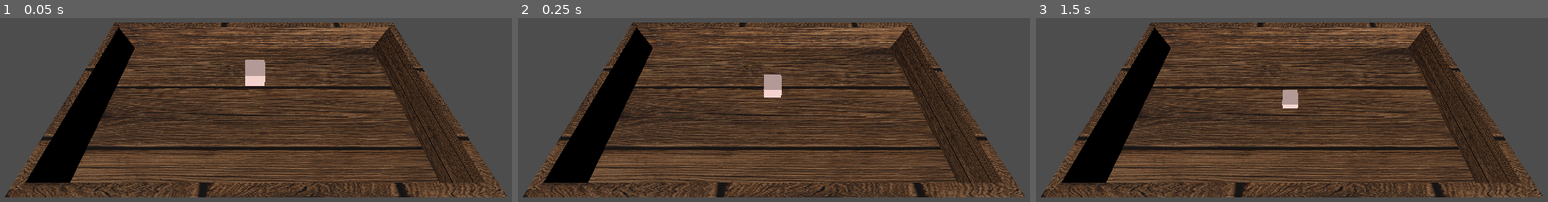
Above: before the commit, frames 1-3 (left to right).
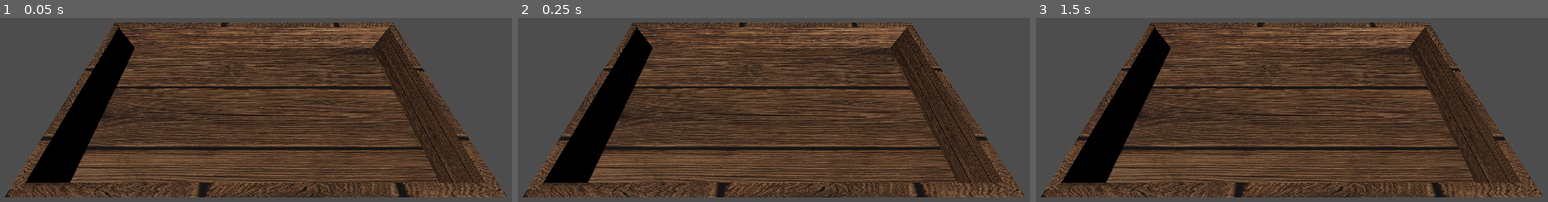
Above: after the commit, the same moments.

Repository: olegbogai-web/dicegame
Game: Godot game, scene res://ui/scenes/board.tscn
Same seed, same stepped clock (60 frames per second), same inputs: the game is played once before the commit and once after it.
Inputs:
- Up to frame 1 (0.05 s): no input
- Up to frame 2 (0.25 s): no input
- Up to frame 3 (1.5 s): tap Enter at 1.25 s

The runs differ from the first frame. In frame 1, 0.6% of the frame differs, in the area x 47-52%, y 22-37%; in frame 2, 0.4%; in frame 3, 0.3%.
Error before the commit: Invalid assignment of property or key 'alignment' with value of type 'int' on a base object of type 'Label3D'. (res://src/presentation/dice/dice_face_view.gd:6…

Commit message:
Revert "Добавить data-driven классы кубов и ресурс base_cube"

Diff:
--- a/content/dice/base_cube_definition.tres
+++ /dev/null
@@ -1,43 +0,0 @@
-[gd_resource type="Resource" script_class="DiceDefinition" load_steps=8 format=3]
-
-[ext_resource type="Script" path="res://src/content/dice/dice_definition.gd" id="1_b7e3r"]
-[ext_resource type="Script" path="res://src/content/dice/dice_face_data.gd" id="2_cw2vo"]
-
-[sub_resource type="Resource" id="Resource_face_1"]
-script = ExtResource("2_cw2vo")
-label_text = "1"
-text_color = Color(0, 0, 0, 1)
-
-[sub_resource type="Resource" id="Resource_face_2"]
-script = ExtResource("2_cw2vo")
-label_text = "2"
-text_color = Color(0, 0, 0, 1)
-
-[sub_resource type="Resource" id="Resource_face_3"]
-script = ExtResource("2_cw2vo")
-label_text = "3"
-text_color = Color(0, 0, 0, 1)
-
-[sub_resource type="Resource" id="Resource_face_4"]
-script = ExtResource("2_cw2vo")
-label_text = "4"
-text_color = Color(0, 0, 0, 1)
-
-[sub_resource type="Resource" id="Resource_face_5"]
-script = ExtResource("2_cw2vo")
-label_text = "5"
-text_color = Color(0, 0, 0, 1)
-
-[sub_resource type="Resource" id="Resource_face_6"]
-script = ExtResource("2_cw2vo")
-label_text = "6"
-text_color = Color(0, 0, 0, 1)
-
-[resource]
-script = ExtResource("1_b7e3r")
-id = &"base_cube"
-display_name = "Base Cube"
-base_size = Vector3(0.2, 0.2, 0.2)
-size_multiplier = 1.0
-cube_color = Color(0.99495333, 0.854602, 0.83693045, 1)
-faces = [SubResource("Resource_face_1"), SubResource("Resource_face_2"), SubResource("Resource_face_3"), SubResource("Resource_face_4"), SubResource("Resource_face_5"), SubResource("Resource_face_6")]
--- a/content/resources/base_cube.tscn
+++ b/content/resources/base_cube.tscn
@@ -1,11 +1,11 @@
-[gd_scene load_steps=3 format=3]
+[gd_scene format=3 uid="uid://boqsu0xoab2wo"]
 
-[ext_resource type="Script" path="res://src/presentation/dice/dice_view.gd" id="1_3x4gg"]
-[ext_resource type="Resource" path="res://content/dice/base_cube_definition.tres" id="2_kt4d2"]
+[sub_resource type="StandardMaterial3D" id="StandardMaterial3D_8ch5d"]
+albedo_color = Color(0.99495333, 0.854602, 0.83693045, 1)
 
-[node name="base_cube" type="RigidBody3D"]
-script = ExtResource("1_3x4gg")
-definition = ExtResource("2_kt4d2")
-mass = 1.0
-gravity_scale = 1.0
-continuous_cd = true
+[sub_resource type="BoxMesh" id="BoxMesh_0wo7w"]
+
+[node name="base_cube" type="MeshInstance3D" unique_id=548484381]
+transform = Transform3D(0.2, 0, 0, 0, 0.2, 0, 0, 0, 0.2, 0, 0, 0)
+material_override = SubResource("StandardMaterial3D_8ch5d")
+mesh = SubResource("BoxMesh_0wo7w")
--- a/src/content/dice/dice_definition.gd
+++ /dev/null
@@ -1,22 +0,0 @@
-@tool
-class_name DiceDefinition
-extends Resource
-
-const DEFAULT_SIZE := Vector3(0.2, 0.2, 0.2)
-
-@export var id: StringName = &"base_cube"
-@export var display_name: String = "Base Cube"
-@export var base_size: Vector3 = DEFAULT_SIZE
-@export var size_multiplier: float = 1.0
-@export var cube_color: Color = Color(0.995, 0.855, 0.837, 1.0)
-@export var surface_texture: Texture2D
-@export_range(0.0, 0.05, 0.001) var face_padding: float = 0.004
-@export_range(0.05, 1.0, 0.01) var face_scale: float = 0.72
-@export var faces: Array[DiceFaceData] = []
-
-func get_scaled_size() -> Vector3:
-	return Vector3(
-		max(base_size.x * size_multiplier, 0.001),
-		max(base_size.y * size_multiplier, 0.001),
-		max(base_size.z * size_multiplier, 0.001)
-	)
--- a/src/content/dice/dice_face_data.gd
+++ /dev/null
@@ -1,10 +0,0 @@
-@tool
-class_name DiceFaceData
-extends Resource
-
-@export var label_text: String = "1"
-@export var icon: Texture2D
-@export var use_icon: bool = false
-@export var text_color: Color = Color.BLACK
-@export var aura_color: Color = Color(0, 0, 0, 0)
-@export_range(0.0, 2.0, 0.01) var aura_strength: float = 0.0
--- a/src/presentation/dice/dice_face_view.gd
+++ /dev/null
@@ -1,66 +0,0 @@
-@tool
-class_name DiceFaceView
-extends Node3D
-
-const TEXT_FONT_SIZE := 64
-const AURA_SCALE := 1.14
-const FACE_PLANE_DEPTH := 0.0005
-
-var _front: Node3D
-var _aura: Node3D
-
-func _ready() -> void:
-	if get_child_count() == 0:
-		_build_nodes()
-
-func setup(face_data: DiceFaceData, face_size: Vector2) -> void:
-	if face_data == null:
-		return
-	if _front == null:
-		_build_nodes()
-
-	var has_aura := face_data.aura_strength > 0.0 and face_data.aura_color.a > 0.0
-	_front.visible = true
-	_aura.visible = has_aura
-	_apply_content(_front, face_data, face_size, 1.0)
-	if has_aura:
-		_apply_content(_aura, face_data, face_size, AURA_SCALE + face_data.aura_strength * 0.2, face_data.aura_color)
-
-func _build_nodes() -> void:
-	_front = Node3D.new()
-	_front.name = "Front"
-	add_child(_front)
-	_front.owner = get_tree().edited_scene_root if Engine.is_editor_hint() else self
-
-	_aura = Node3D.new()
-	_aura.name = "Aura"
-	add_child(_aura)
-	_aura.owner = get_tree().edited_scene_root if Engine.is_editor_hint() else self
-	_aura.position = Vector3(0, 0, -FACE_PLANE_DEPTH)
-
-func _apply_content(target: Node3D, face_data: DiceFaceData, face_size: Vector2, content_scale: float, override_color: Color = Color.TRANSPARENT) -> void:
-	for child in target.get_children():
-		child.free()
-
-	if face_data.use_icon and face_data.icon != null:
-		var sprite := Sprite3D.new()
-		sprite.texture = face_data.icon
-		sprite.modulate = override_color if override_color != Color.TRANSPARENT else Color.WHITE
-		sprite.pixel_size = max(face_size.x, face_size.y) * 0.006 / content_scale
-		sprite.position = Vector3.ZERO
-		target.add_child(sprite)
-		sprite.owner = get_tree().edited_scene_root if Engine.is_editor_hint() else self
-		sprite.scale = Vector3.ONE * content_scale
-		return
-
-	var label := Label3D.new()
-	label.text = face_data.label_text
-	label.modulate = override_color if override_color != Color.TRANSPARENT else face_data.text_color
-	label.font_size = TEXT_FONT_SIZE
-	label.billboard = BaseMaterial3D.BILLBOARD_DISABLED
-	label.alignment = HORIZONTAL_ALIGNMENT_CENTER
-	label.vertical_alignment = VERTICAL_ALIGNMENT_CENTER
-	label.position = Vector3.ZERO
-	label.scale = Vector3.ONE * min(face_size.x, face_size.y) * 0.035 * content_scale
-	target.add_child(label)
-	label.owner = get_tree().edited_scene_root if Engine.is_editor_hint() else self
--- a/src/presentation/dice/dice_view.gd
+++ /dev/null
@@ -1,120 +0,0 @@
-@tool
-class_name DiceView
-extends RigidBody3D
-
-const FACE_TRANSFORMS := {
-	0: {"name": "Top", "position": Vector3.UP, "rotation": Vector3(-PI * 0.5, 0, 0)},
-	1: {"name": "Bottom", "position": Vector3.DOWN, "rotation": Vector3(PI * 0.5, 0, 0)},
-	2: {"name": "Front", "position": Vector3.FORWARD, "rotation": Vector3.ZERO},
-	3: {"name": "Back", "position": Vector3.BACK, "rotation": Vector3(0, PI, 0)},
-	4: {"name": "Right", "position": Vector3.RIGHT, "rotation": Vector3(0, PI * 0.5, 0)},
-	5: {"name": "Left", "position": Vector3.LEFT, "rotation": Vector3(0, -PI * 0.5, 0)}
-}
-
-@export var definition: DiceDefinition : set = set_definition, get = get_definition
-
-var _definition: DiceDefinition
-var _mesh_instance: MeshInstance3D
-var _collision_shape: CollisionShape3D
-var _faces_root: Node3D
-
-func _ready() -> void:
-	ensure_structure()
-	rebuild()
-
-func set_definition(value: DiceDefinition) -> void:
-	_definition = value
-	if is_node_ready():
-		rebuild.call_deferred()
-
-func get_definition() -> DiceDefinition:
-	return _definition
-
-func ensure_structure() -> void:
-	if _mesh_instance == null:
-		_mesh_instance = get_node_or_null("Body") as MeshInstance3D
-	if _mesh_instance == null:
-		_mesh_instance = MeshInstance3D.new()
-		_mesh_instance.name = "Body"
-		add_child(_mesh_instance)
-		_mesh_instance.owner = get_tree().edited_scene_root if Engine.is_editor_hint() else self
-
-	if _collision_shape == null:
-		_collision_shape = get_node_or_null("CollisionShape3D") as CollisionShape3D
-	if _collision_shape == null:
-		_collision_shape = CollisionShape3D.new()
-		_collision_shape.name = "CollisionShape3D"
-		add_child(_collision_shape)
-		_collision_shape.owner = get_tree().edited_scene_root if Engine.is_editor_hint() else self
-
-	if _faces_root == null:
-		_faces_root = get_node_or_null("Faces") as Node3D
-	if _faces_root == null:
-		_faces_root = Node3D.new()
-		_faces_root.name = "Faces"
-		add_child(_faces_root)
-		_faces_root.owner = get_tree().edited_scene_root if Engine.is_editor_hint() else self
-
-func rebuild() -> void:
-	ensure_structure()
-	var data := _definition
-	if data == null:
-		return
-
-	var scaled_size := data.get_scaled_size()
-	_build_body(data, scaled_size)
-	_build_faces(data, scaled_size)
-
-func _build_body(data: DiceDefinition, scaled_size: Vector3) -> void:
-	var box_mesh := BoxMesh.new()
-	box_mesh.size = scaled_size
-	_mesh_instance.mesh = box_mesh
-
-	var material := StandardMaterial3D.new()
-	material.albedo_color = data.cube_color
-	material.roughness = 0.95
-	material.metallic = 0.02
-	if data.surface_texture != null:
-		material.albedo_texture = data.surface_texture
-	_mesh_instance.material_override = material
-
-	var shape := BoxShape3D.new()
-	shape.size = scaled_size
-	_collision_shape.shape = shape
-
-func _build_faces(data: DiceDefinition, scaled_size: Vector3) -> void:
-	for child in _faces_root.get_children():
-		child.free()
-
-	var face_depths := {
-		0: scaled_size.y * 0.5 + data.face_padding,
-		1: scaled_size.y * 0.5 + data.face_padding,
-		2: scaled_size.z * 0.5 + data.face_padding,
-		3: scaled_size.z * 0.5 + data.face_padding,
-		4: scaled_size.x * 0.5 + data.face_padding,
-		5: scaled_size.x * 0.5 + data.face_padding
-	}
-	var face_sizes := {
-		0: Vector2(scaled_size.x, scaled_size.z) * data.face_scale,
-		1: Vector2(scaled_size.x, scaled_size.z) * data.face_scale,
-		2: Vector2(scaled_size.x, scaled_size.y) * data.face_scale,
-		3: Vector2(scaled_size.x, scaled_size.y) * data.face_scale,
-		4: Vector2(scaled_size.z, scaled_size.y) * data.face_scale,
-		5: Vector2(scaled_size.z, scaled_size.y) * data.face_scale
-	}
-
-	for face_index in FACE_TRANSFORMS.keys():
-		var face_node := DiceFaceView.new()
-		face_node.name = FACE_TRANSFORMS[face_index].name
-		face_node.position = FACE_TRANSFORMS[face_index].position * face_depths[face_index]
-		face_node.rotation = FACE_TRANSFORMS[face_index].rotation
-		_faces_root.add_child(face_node)
-		face_node.owner = get_tree().edited_scene_root if Engine.is_editor_hint() else self
-
-		var face_data: DiceFaceData = null
-		if face_index < data.faces.size():
-			face_data = data.faces[face_index]
-		if face_data == null:
-			face_data = DiceFaceData.new()
-			face_data.label_text = str(face_index + 1)
-		face_node.setup(face_data, face_sizes[face_index])
--- a/ui/scenes/board.tscn
+++ b/ui/scenes/board.tscn
@@ -1,6 +1,4 @@
 [gd_scene format=3 uid="uid://0ssqyi084mdh"]
-
-[ext_resource type="PackedScene" path="res://content/resources/base_cube.tscn" id="2_jg8f2"]
 
 [ext_resource type="Texture2D" uid="uid://dn66rechaasvk" path="res://assets/material/дерево.png" id="1_vhfsq"]
 
@@ -11,15 +9,6 @@
 [sub_resource type="BoxMesh" id="BoxMesh_7uo5n"]
 
 [sub_resource type="BoxMesh" id="BoxMesh_w7xue"]
-
-[sub_resource type="BoxShape3D" id="BoxShape3D_floor"]
-size = Vector3(4, 0.1, 2)
-
-[sub_resource type="BoxShape3D" id="BoxShape3D_side_wall"]
-size = Vector3(0.1, 0.5, 2)
-
-[sub_resource type="BoxShape3D" id="BoxShape3D_front_back_wall"]
-size = Vector3(4.1, 0.5, 0.1)
 
 [node name="board" type="Node3D" unique_id=1670483730]
 top_level = true
@@ -50,43 +39,9 @@
 material_override = SubResource("StandardMaterial3D_b47iq")
 mesh = SubResource("BoxMesh_w7xue")
 
-
-[node name="floor_body" type="StaticBody3D" parent="." unique_id=171000001]
-transform = Transform3D(4, 0, 0, 0, 0.1, 0, 0, 0, 2, 0, 0, 0)
-
-[node name="CollisionShape3D" type="CollisionShape3D" parent="floor_body"]
-shape = SubResource("BoxShape3D_floor")
-
-[node name="left_wall_body" type="StaticBody3D" parent="." unique_id=171000002]
-transform = Transform3D(0.1, 0, 0, 0, 0.5, 0, 0, 0, 2, -2.001, 0.25, 0)
-
-[node name="CollisionShape3D" type="CollisionShape3D" parent="left_wall_body"]
-shape = SubResource("BoxShape3D_side_wall")
-
-[node name="right_wall_body" type="StaticBody3D" parent="." unique_id=171000003]
-transform = Transform3D(0.1, 0, 0, 0, 0.5, 0, 0, 0, 2, 2, 0.25, 0)
-
-[node name="CollisionShape3D" type="CollisionShape3D" parent="right_wall_body"]
-shape = SubResource("BoxShape3D_side_wall")
-
-[node name="back_wall_body" type="StaticBody3D" parent="." unique_id=171000004]
-transform = Transform3D(-4.371139e-09, 0, 4.1, 0, 0.5, 0, -0.1, 0, -1.7921668e-07, 0, 0.25, -1)
-
-[node name="CollisionShape3D" type="CollisionShape3D" parent="back_wall_body"]
-shape = SubResource("BoxShape3D_front_back_wall")
-
-[node name="front_wall_body" type="StaticBody3D" parent="." unique_id=171000005]
-transform = Transform3D(-4.371139e-09, 0, 4.1, 0, 0.5, 0, -0.1, 0, -1.7921668e-07, 0, 0.25, 1)
-
-[node name="CollisionShape3D" type="CollisionShape3D" parent="front_wall_body"]
-shape = SubResource("BoxShape3D_front_back_wall")
-
 [node name="test_camera" type="Camera3D" parent="." unique_id=1142329002]
 transform = Transform3D(1, 0, 0, 0, 0.57357645, 0.81915206, 0, -0.81915206, 0.57357645, -0.04113269, 2.3223188, 1.0388587)
 fov = 87.1875
 
 [node name="test_Light" type="DirectionalLight3D" parent="." unique_id=76983028]
 transform = Transform3D(0.95406866, 0.19014458, -0.23151249, -0.07741402, 0.90299547, 0.42261827, 0.2894133, -0.38528454, 0.87623954, 0, 0, 0)
-
-[node name="base_cube" parent="." instance=ExtResource("2_jg8f2")]
-transform = Transform3D(1, 0, 0, 0, 1, 0, 0, 0, 1, 0, 0.75, 0)
